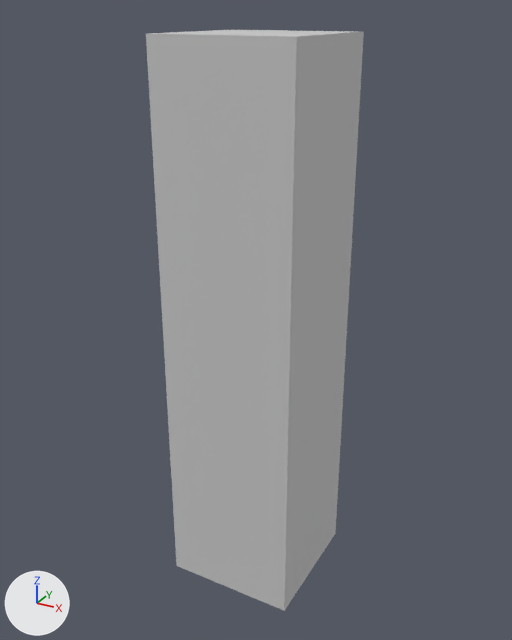
One commit to the FBX model Assets/Meshes/SM_Pillar.FBX: the scene before it, then after it.
Before and after are seen from a 50 mm camera at (2.79, -3.7, 4.23) aimed at (0.47, 0.52, 2.12). The axes (+X, +Y, +Z) are drawn at lower left. The lights are the same throughout. Where no turn or scale is listed for an object, it has been applied to the vertices.

Names of what the first picture shows: 'SM_Pillar'.
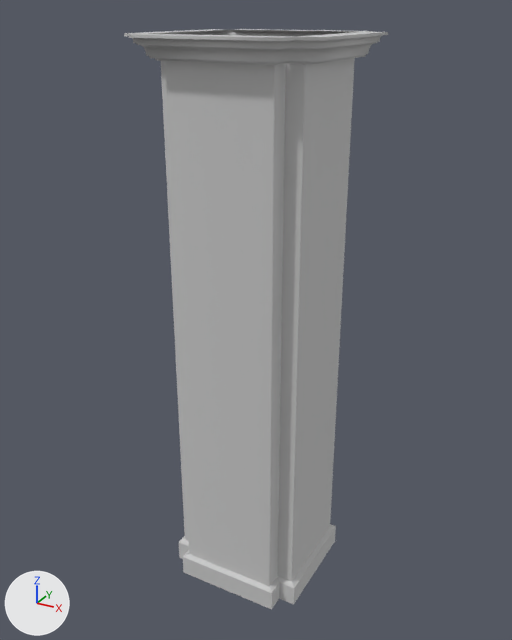
Where the change shows, as pixel boxes (x1, y1, x2, y2) in the pictures (512 x 640 px):
'SM_Pillar', reshaped (21% wider): before (146, 30, 364, 611); after (124, 29, 388, 609)
part 1 of me_mesh, added: after (161, 58, 355, 586)
part 2 of me_mesh, added: after (179, 524, 336, 609)
part 3 of me_mesh, built on: before (146, 30, 364, 611); after (124, 29, 388, 65)

Diff of the bpy script that builds the scene:
```diff
--- a/Assets/Meshes/SM_Pillar.FBX.py
+++ b/Assets/Meshes/SM_Pillar.FBX.py
@@ me_mesh @@
 # used by ob_sm_pillar; location = (0.0, 0.0, 0.0)
-me_mesh.from_pydata(...)  # 8 vertices, 12 faces; spans x 0.0..1.0, y 0.0..1.0, z 0.0..4.09
+me_mesh.from_pydata(...)  # 376 vertices, 632 faces; spans x -0.16..1.16, y -0.16..1.16, z 0.0..4.09
+# me_mesh part 1: a new loose piece of 88 vertices spanning x 0.0..1.0, y 0.0..1.0, z 0.16..3.96, in mat_material__2 (its picture is missing)
+# me_mesh part 2: a new loose piece of 36 vertices spanning x -0.03..1.03, y -0.03..1.03, z 0.0..0.18, in mat_material__2 (its picture is missing)
+# me_mesh part 3
+# 4 vertices are removed from x 0.0..1.0, y 0.0..1.0, z 0.0
+# 12 faces are deleted
+# 222 vertices are added at x -0.16..1.16, y -0.16..1.16, z 3.95..4.09
+# 6 new vertices lie (0.17, 0.0, 0.0) away from vertices in x -0.08..0.98, y 0.02..0.98, z 3.95..4.08
+# 6 new vertices lie (-0.17, 0.0, 0.0) away from vertices in x 0.02..1.08, y 0.02..0.98, z 3.95..4.08
+# 8 new vertices lie (0.0, -0.17, 0.0) away from vertices in x 0.02..0.98, y 0.02..1.08, z 3.95..4.08
+# 6 new vertices lie (0.0, 0.17, 0.0) away from vertices in x 0.02..0.98, y 0.92..0.98, z 4.02..4.08
+# 496 new faces join them
+# me_mesh part 4: the surface is now shaded smooth
 me_mesh.materials.append(mat_material__2)
```
